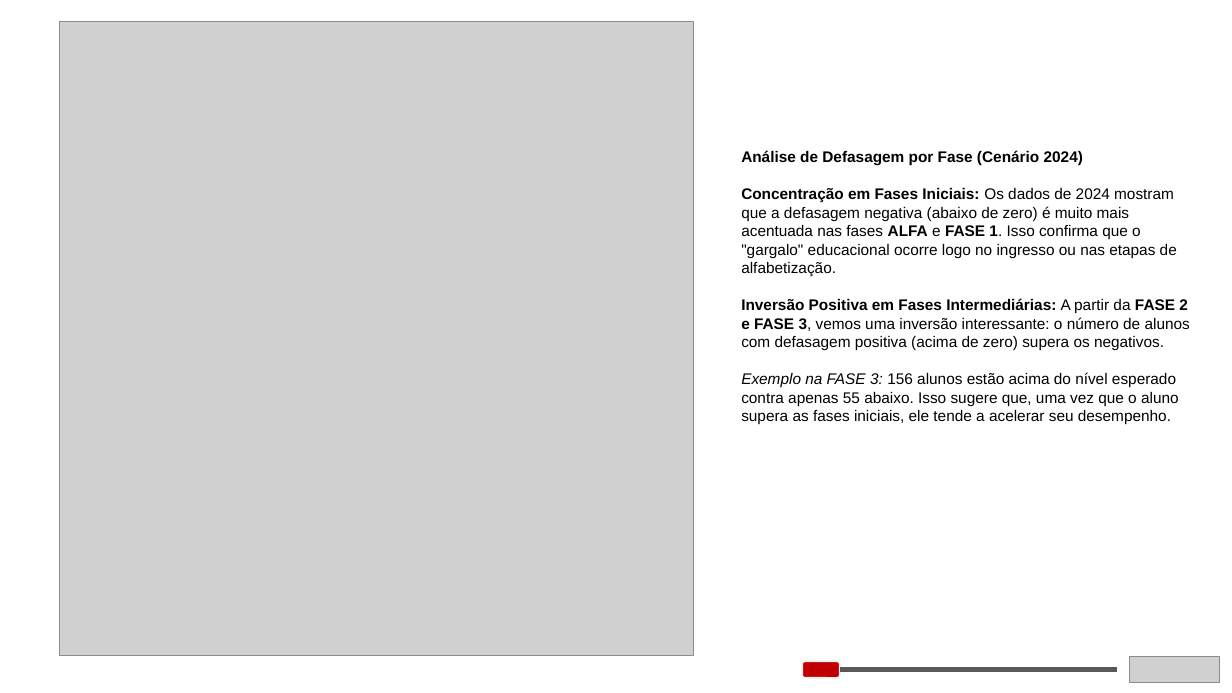
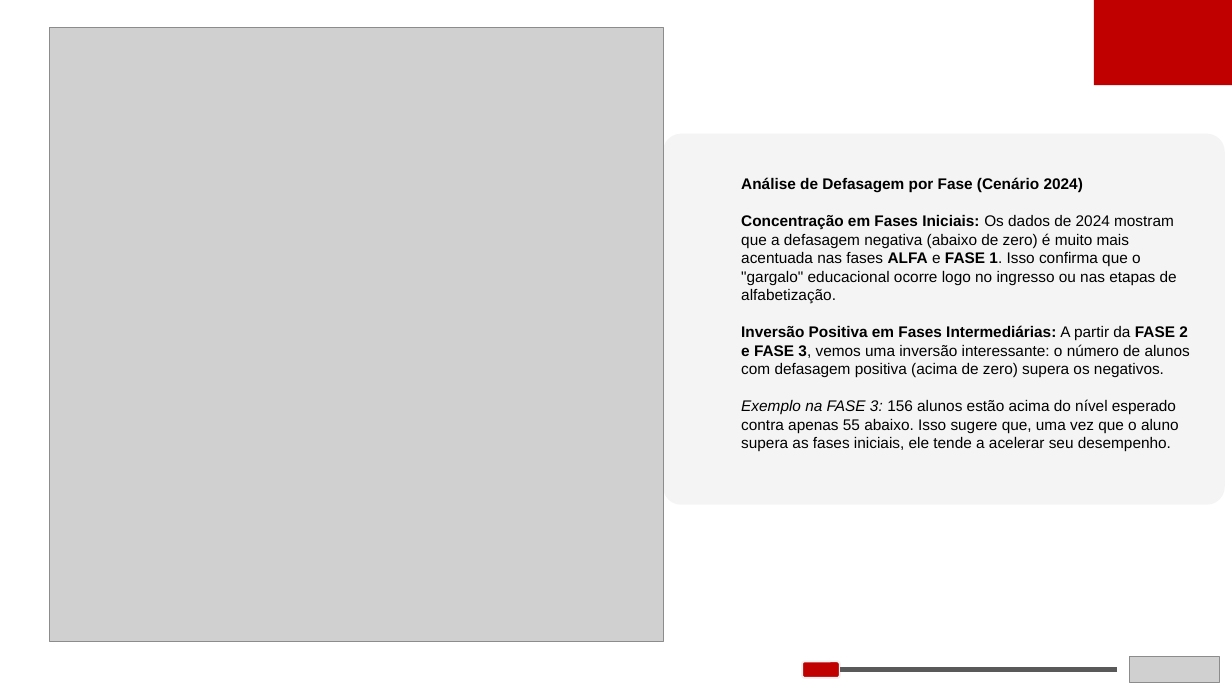
Before and after one commit to vbomura/tc5, a slide deck: slide 4 of Apresentacao/Apresentação_Datathon.pptx. Drawn at 1232x693 pixels with LibreOffice and Linux fonts; fonts in the diff are those of the drawing; grey boxes stand for pictures. Boxes give left, top, right and bottom in pixels: in the first picture for what was removed or moved away, otherwise in the second. Text is boxed around its words. In the diff, an @@ line names an element or a change of style, - is before the commit and + after.

```diff
--- a/Apresentacao/Apresentação_Datathon.pptx
+++ b/Apresentacao/Apresentação_Datathon.pptx
@@ picture: place and size @@
-picture at box(59, 21, 693, 655)
+picture at box(50, 28, 664, 641)
@@ rectangle added at box(1094, 0, 1232, 85), fill #C00000 @@
@@ rounded rectangle added at box(664, 134, 1226, 506), fill #F2F2F2 at 81% opacity @@
@@ text "Análise de Defasagem por Fase ...": place and size @@
-text "Análise de Defasagem por Fase ..." at box(741, 150, 1190, 425)
+text "Análise de Defasagem por Fase ..." at box(741, 177, 1190, 452)
```
Also in this commit, not shown: 12 other slides changed, 1 slide added, 1 slide removed.
